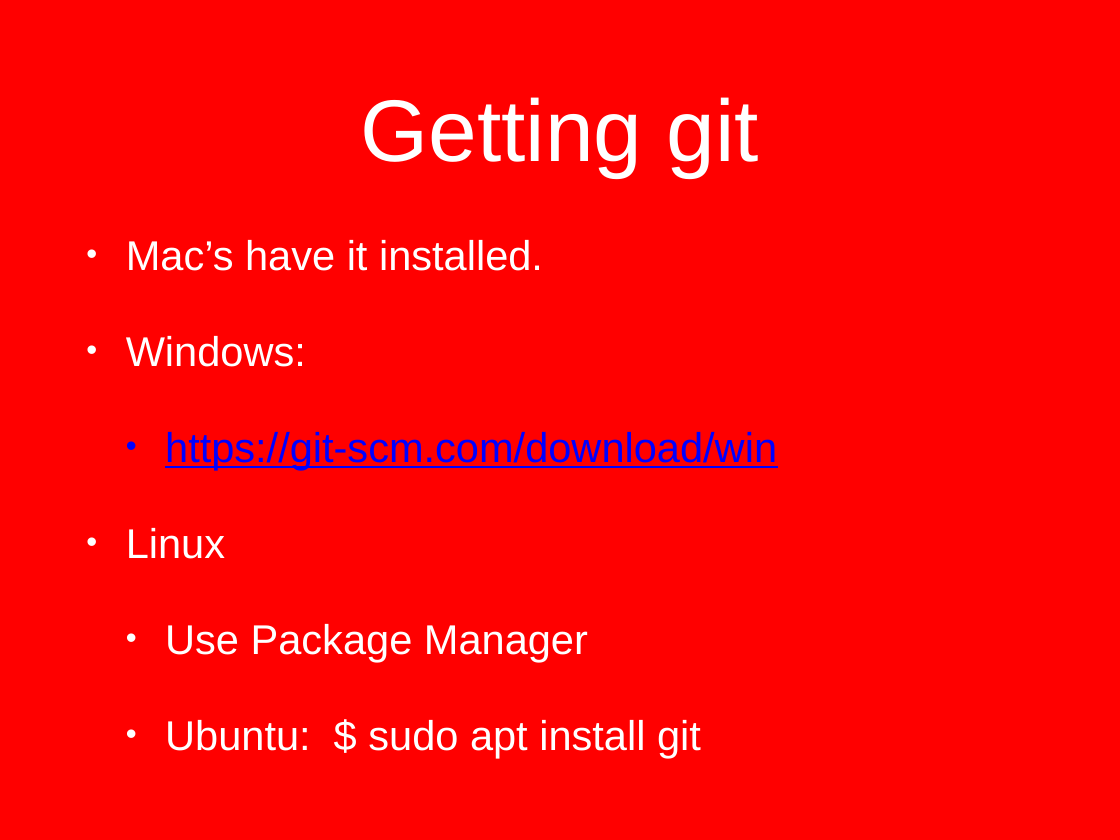
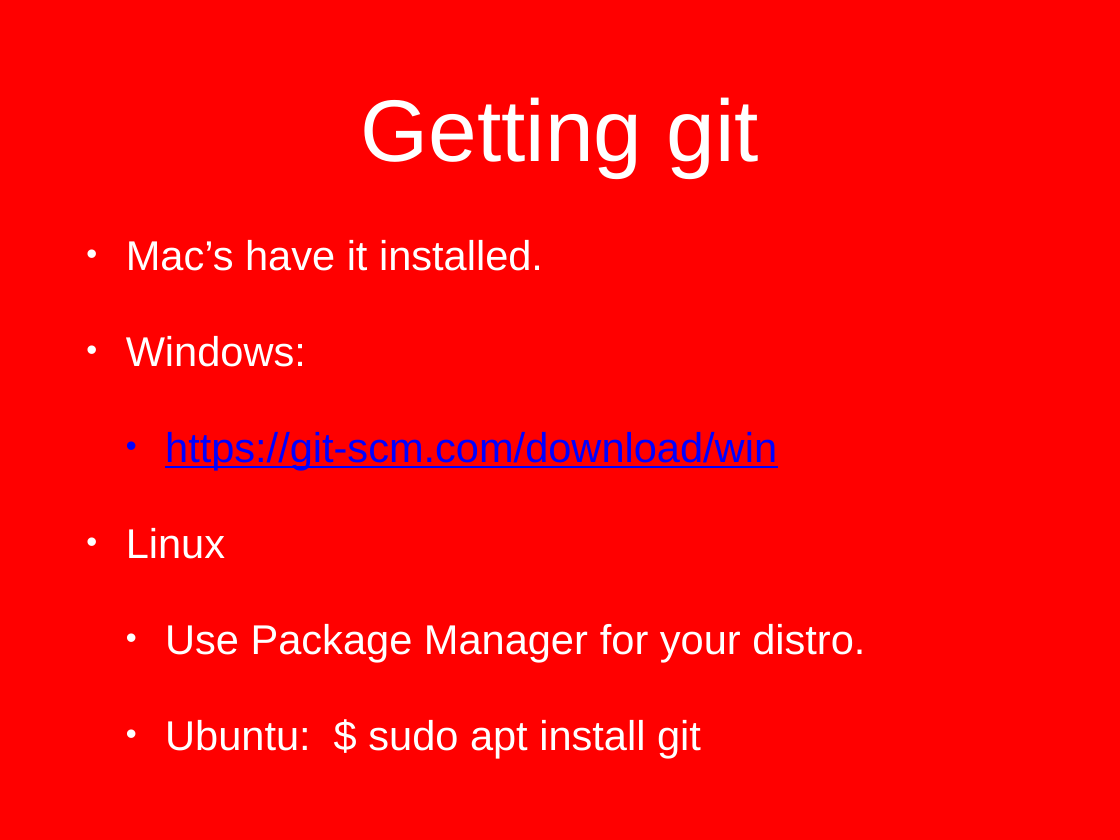
Before and after one commit to ucmo-cs/GitWorkshop, a slide deck: slide 3 of GitInstall.pptx (slide 2 before the commit). Drawn at 1120x840 pixels with LibreOffice and Linux fonts; fonts in the diff are those of the drawing; background and template pictures are left out. Boxes give left, top, right and bottom in pixels: in the first picture for what was removed or moved away, otherwise in the second. Text is boxed around its words. In the diff, an @@ line names an element or a change of style, - is before the commit and + after.

```diff
--- a/GitInstall.pptx
+++ b/GitInstall.pptx
@@ text at (x1=165, y1=624, x2=865, y2=662): text changed @@
-  • Use Package Manager
+  • Use Package Manager for your distro.
```
Also in this commit, not shown: 1 other slide changed, 1 slide added, 3 other files.
